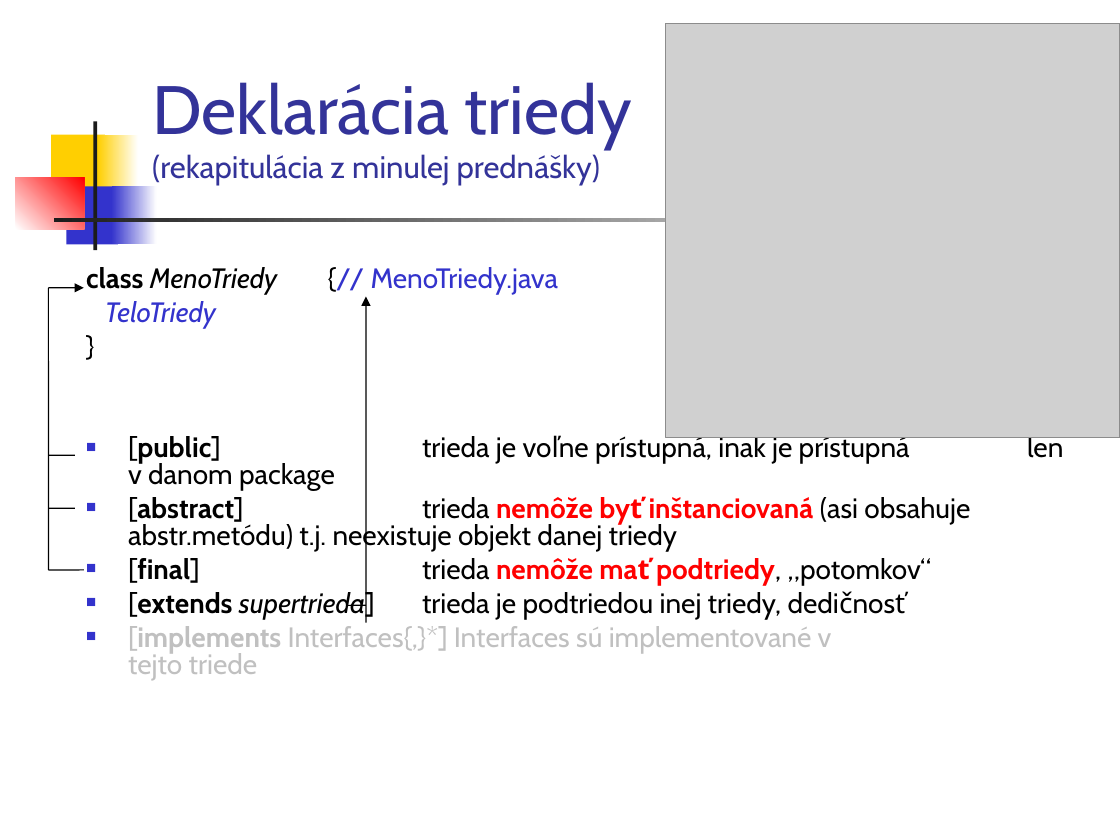
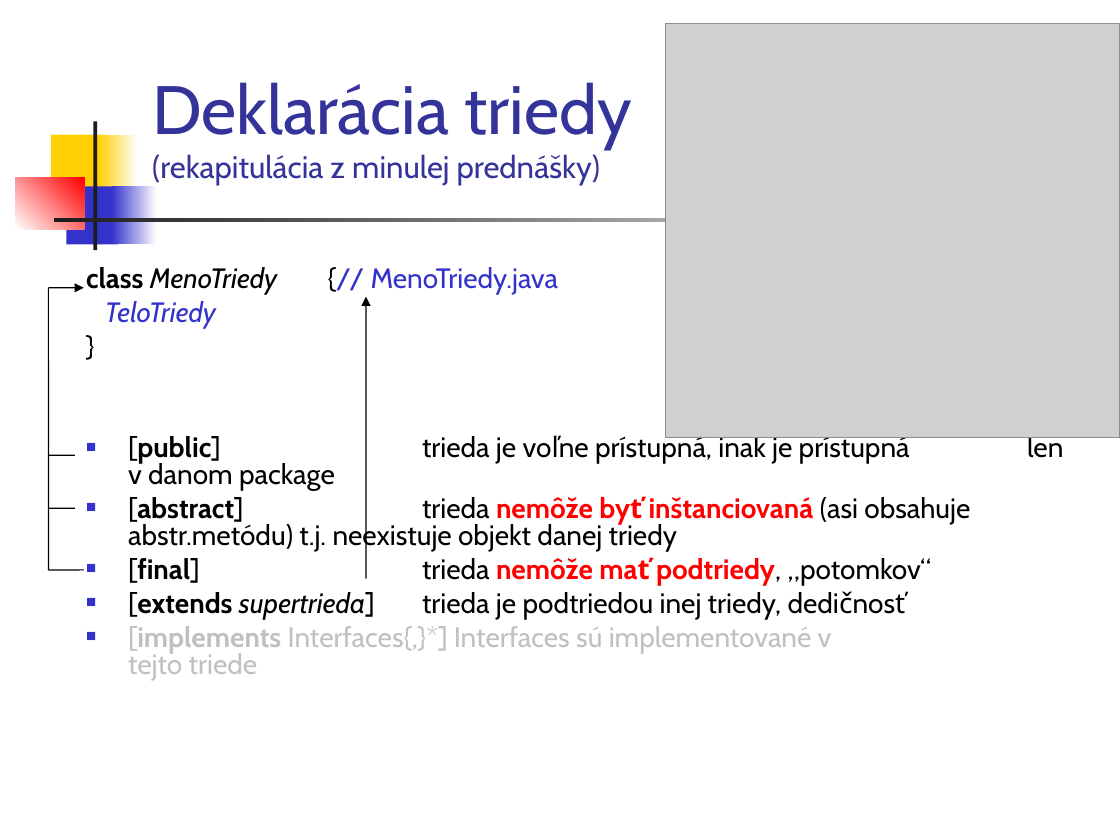
Before and after one commit to Programovanie4/Prednasky, a slide deck: slide 3 of 04/04_java.ppt. Drawn at 1120x840 pixels with LibreOffice and Linux fonts; fonts in the diff are those of the drawing; grey boxes stand for pictures. Boxes give left, top, right and bottom in pixels: in the first picture for what was removed or moved away, otherwise in the second. Text is boxed around its words. In the diff, an @@ line names an element or a change of style, - is before the commit and + after.

```diff
--- a/04/04_java.ppt
+++ b/04/04_java.ppt
@@ arrow moved from (366, 623) - (366, 297) to (366, 579) - (366, 297) @@
@@ line removed from (366, 605) to (348, 605) @@
```
Also in this commit, not shown: 6 other slides changed, 1 slide added, 4 other files.
